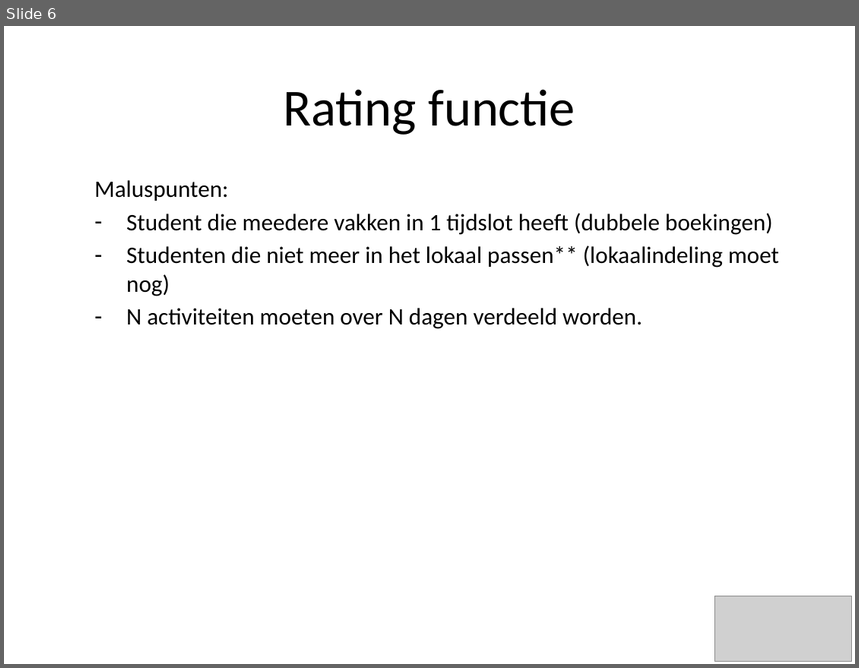
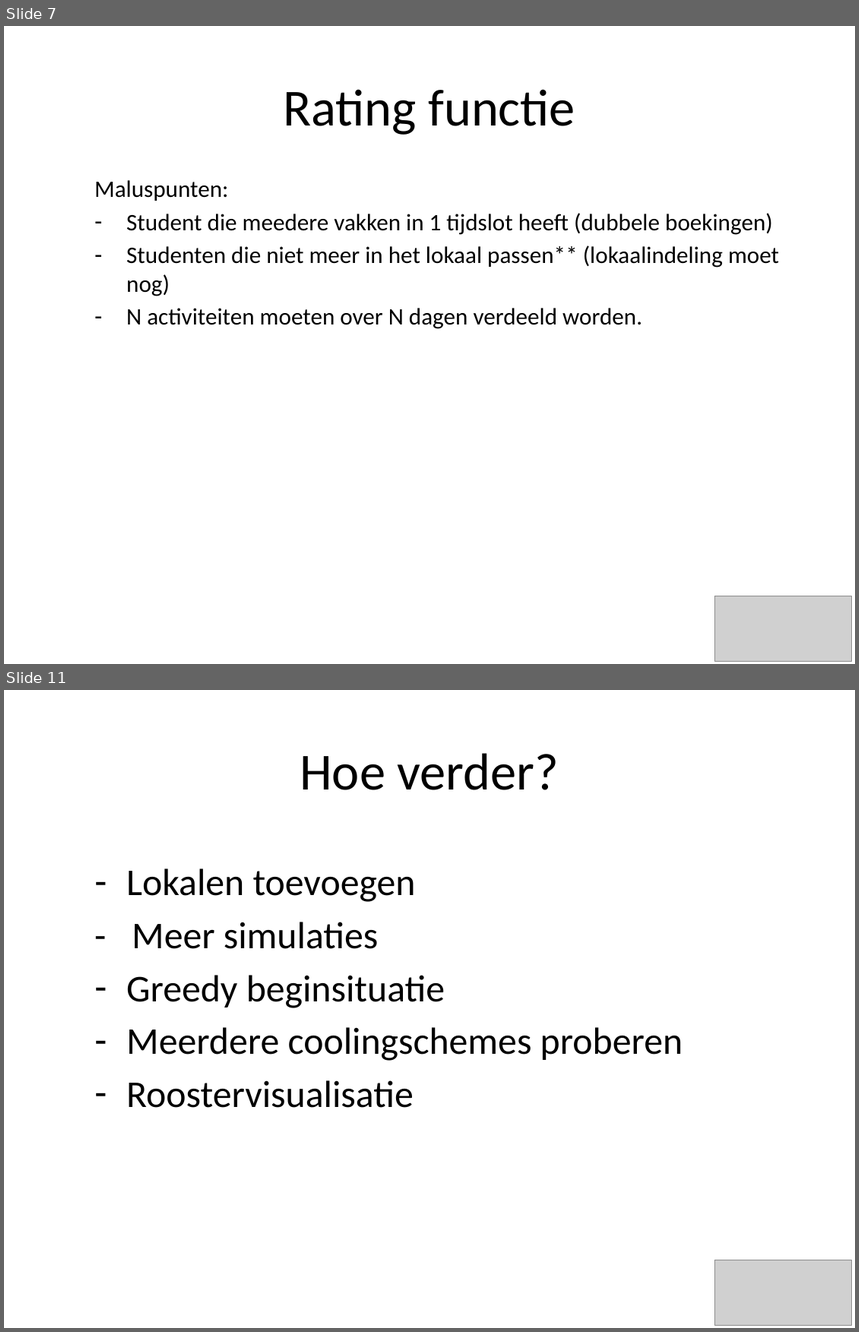
Before and after one commit to Yamievw/class95, a slide deck: Lesroosters2.pptx. Shown one above the other, each under a label of ours: slide 6 before the commit, slides 7 and 11 after it; the slides between them are not shown. The pictures are 859x668 and 859x1332 pixels, drawn with LibreOffice and Linux fonts; fonts in the diff are those of the drawing; grey boxes stand for pictures; background and template pictures are left out. Boxes give left, top, right and bottom in pixels: in the first picture for what was removed or moved away, otherwise in the second. Text is boxed around its words. In the diff, an @@ line names an element or a change of style, - is before the commit and + after.

```diff
--- a/Lesroosters2.pptx
+++ b/Lesroosters2.pptx
@@ slide 11 added at [4, 690, 855, 1328], background picture (left out) @@
@@ title added at [300, 753, 559, 790], 44 pt, text #000000 @@
+Hoe verder?
@@ text added at [126, 869, 683, 1108], 32 pt, text #000000 @@
+– Lokalen toevoegen
+- Meer simulaties
+– Greedy beginsituatie
+– Meerdere coolingschemes proberen
+– Roostervisualisatie
@@ picture added at [715, 1260, 852, 1326] @@
@@ what was slide 6 is now slide 7 @@
```
Also in this commit, not shown: 6 slides changed, 1 other slide added.
